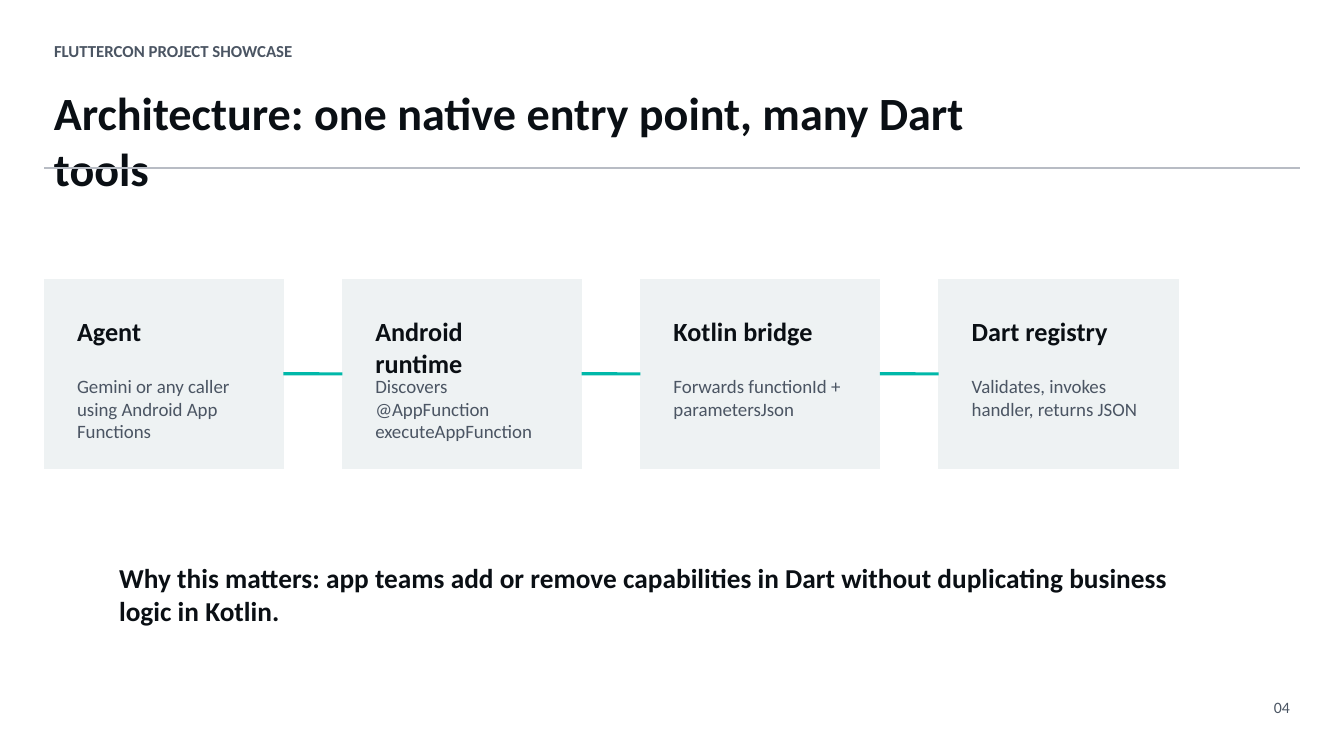
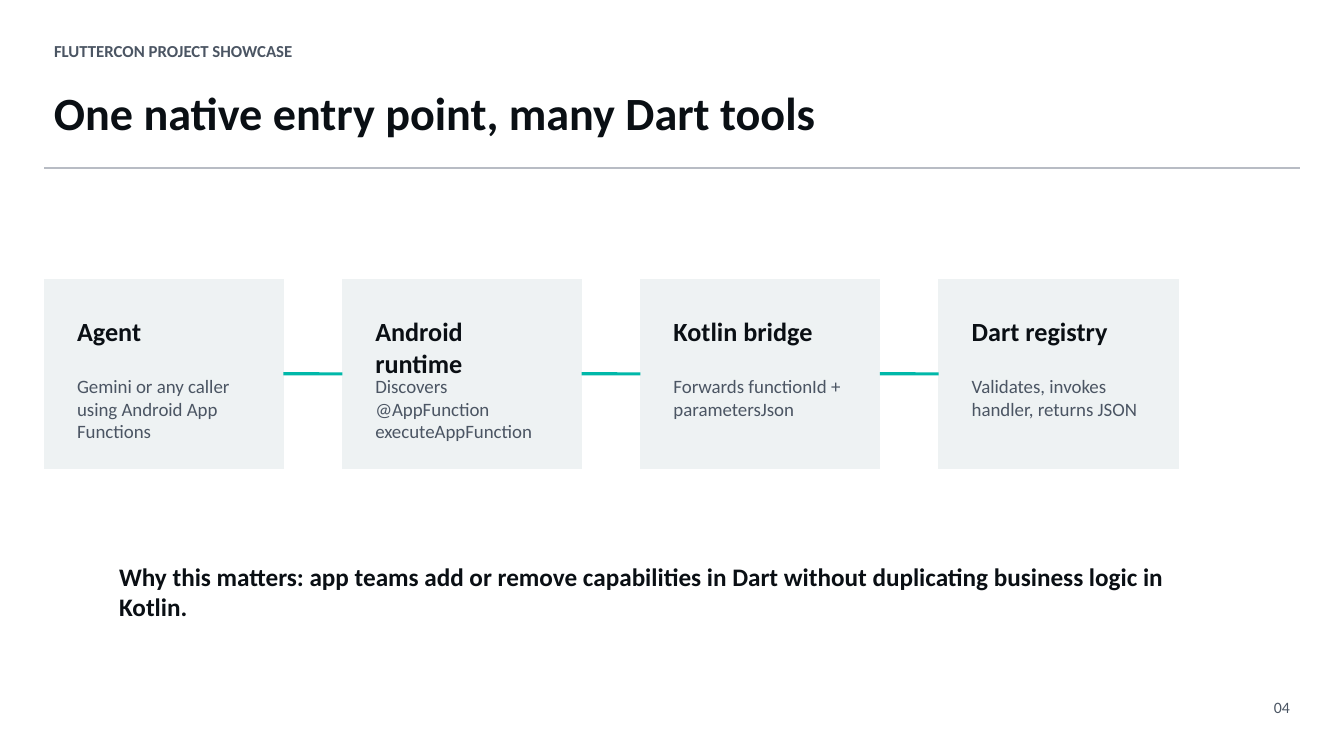
Before and after one commit to Mohitkoley/flutter_app_functions, a slide deck: slide 4 of outputs/fluttercon_flutter_app_functions_showcase.pptx. Drawn at 1344x756 pixels with LibreOffice and Linux fonts; fonts in the diff are those of the drawing. Boxes give left, top, right and bottom in pixels: in the first picture for what was removed or moved away, otherwise in the second. Text is boxed around its words. In the diff, an @@ line names an element or a change of style, - is before the commit and + after.

```diff
--- a/outputs/fluttercon_flutter_app_functions_showcase.pptx
+++ b/outputs/fluttercon_flutter_app_functions_showcase.pptx
@@ text at [54, 97, 815, 138]: text changed @@
-Architecture: one native entry point, many Dart tools
+One native entry point, many Dart tools
@@ text "Why this matters: app teams ..." at [119, 568, 1163, 616]: size 19.5 to 18 pt @@
```
Also in this commit, not shown: 2 other slides changed, 1 other file.
